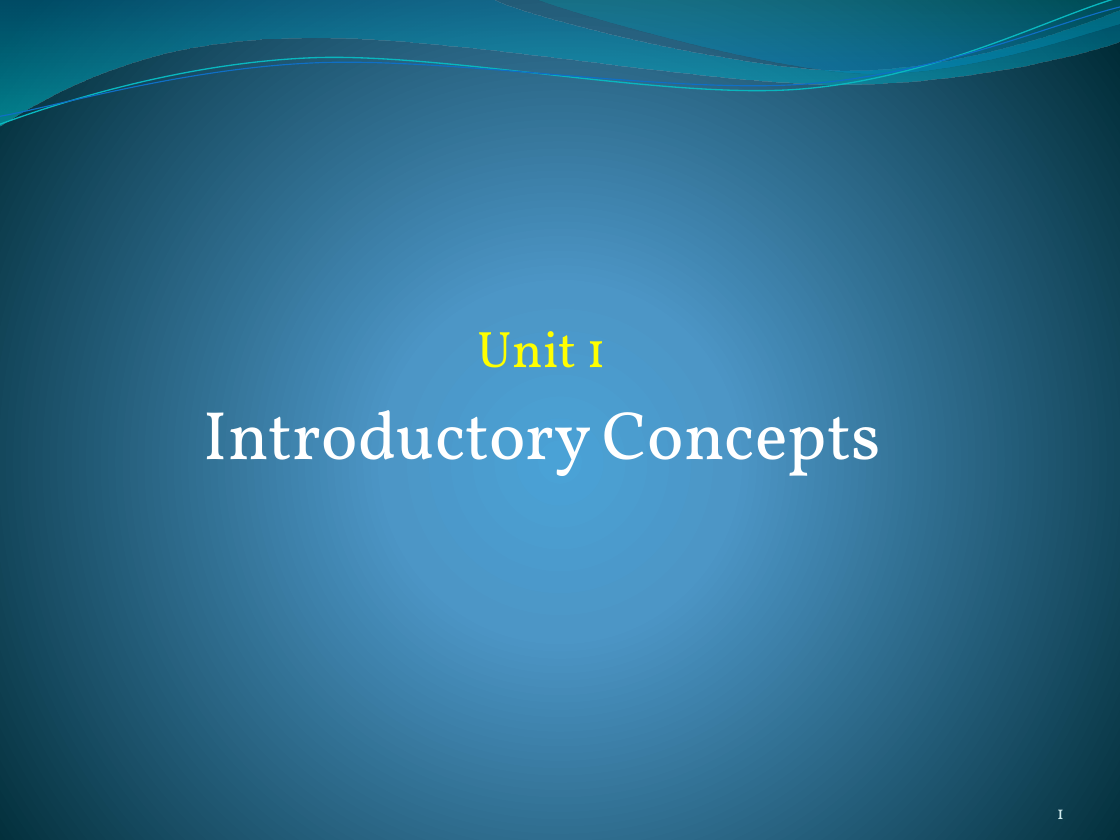
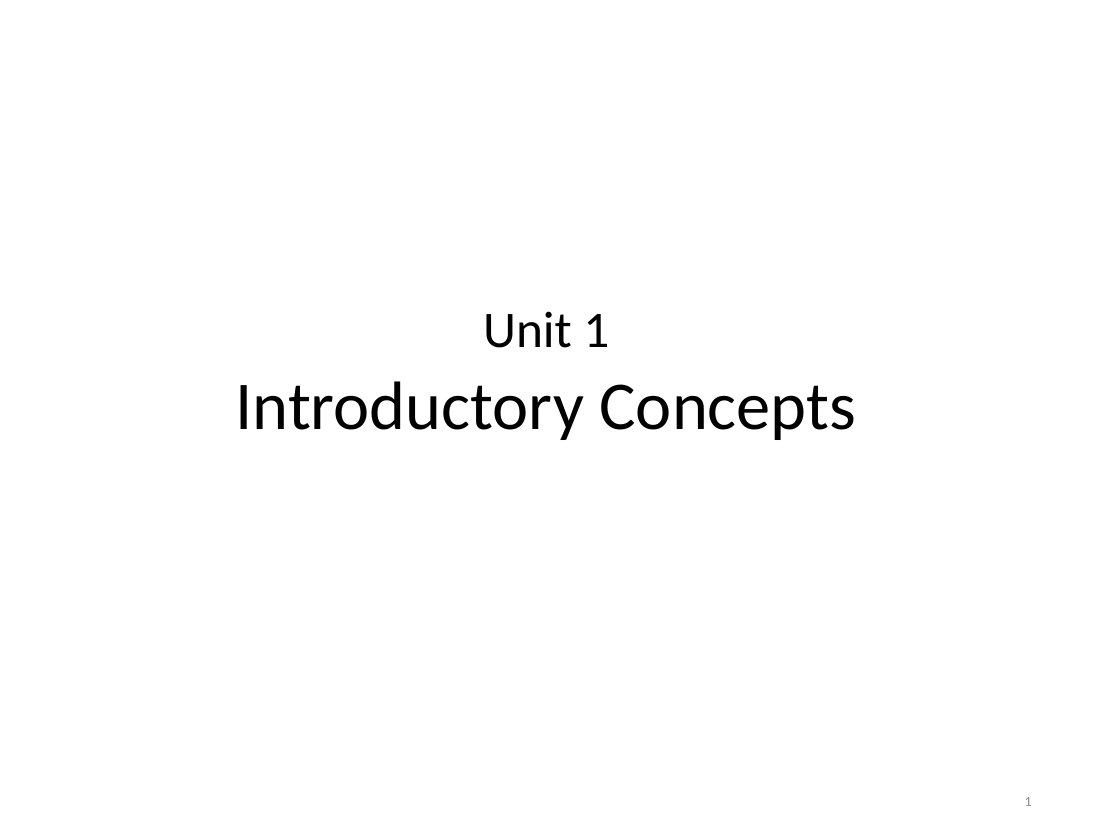
Before and after one commit to risav55/notes, a slide deck: slide 1 of Third Semester/Principle of Programming Languages/Unit-1.pptx. Drawn at 1120x840 pixels with LibreOffice and Linux fonts; fonts in the diff are those of the drawing. Boxes give left, top, right and bottom in pixels: in the first picture for what was removed or moved away, otherwise in the second. Text is boxed around its words. In the diff, an @@ line names an element or a change of style, - is before the commit and + after.

```diff
--- a/Third Semester/Principle of Programming Languages/Unit-1.pptx
+++ b/Third Semester/Principle of Programming Languages/Unit-1.pptx
@@ background gradient #4AA0D6 to #4C98C7 to #002C38 to #FFFFFF @@
@@ freeform shape removed at (0, 0, 1120, 127) @@
@@ freeform shape removed at (0, 0, 1120, 131) @@
@@ freeform shape removed at (0, 7, 1120, 125) @@
@@ freeform shape removed at (536, 0, 1120, 77) @@
@@ subtitle "Unit 1" at (236, 311, 856, 440): font Vollkorn to Calibri; text colour #FFFF00 to #000000 in "Unit 1"; text colour #FFFFFF to #000000 in "Introductory Concepts"; line spacing 1 to 0.9; less space between paragraphs @@
@@ page number: place and size @@
-page number at (1057, 809, 1064, 819)
+page number at (1025, 797, 1032, 806)
@@ page number at (1025, 797, 1032, 806): size 12 to 9 pt, font Vollkorn to Calibri, text colour #D1EAEE to #8C8C8C; vertical alignment bottom to middle @@
```
Also in this commit, not shown: 35 other slides changed, 37 other files.
